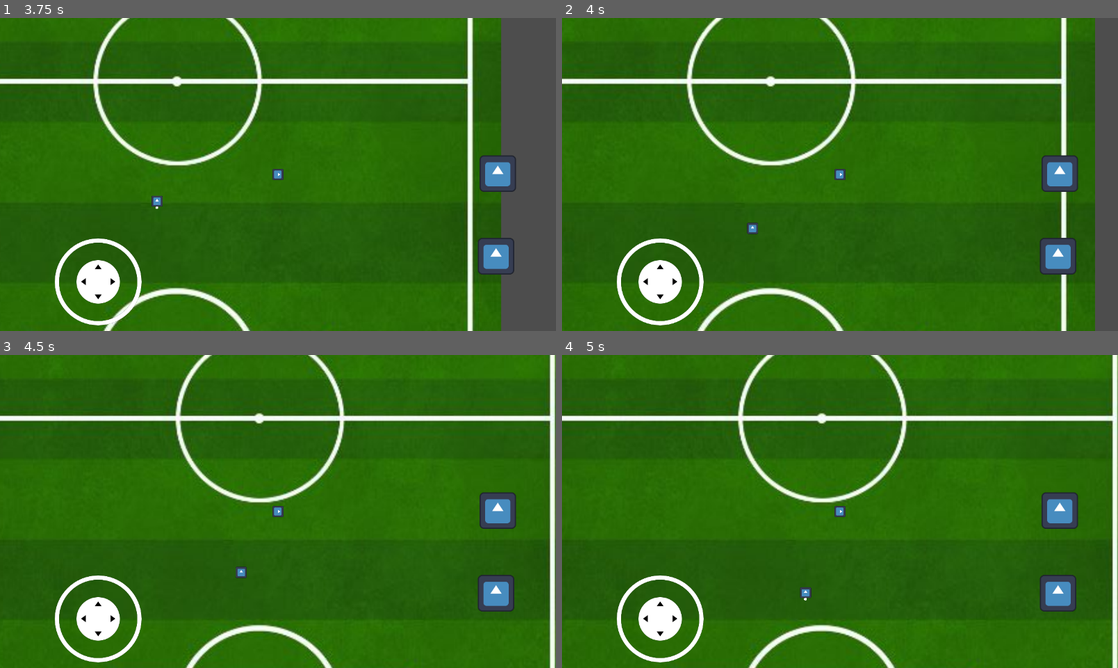
Above: before the commit, frames 1-4 (two rows, left to right).
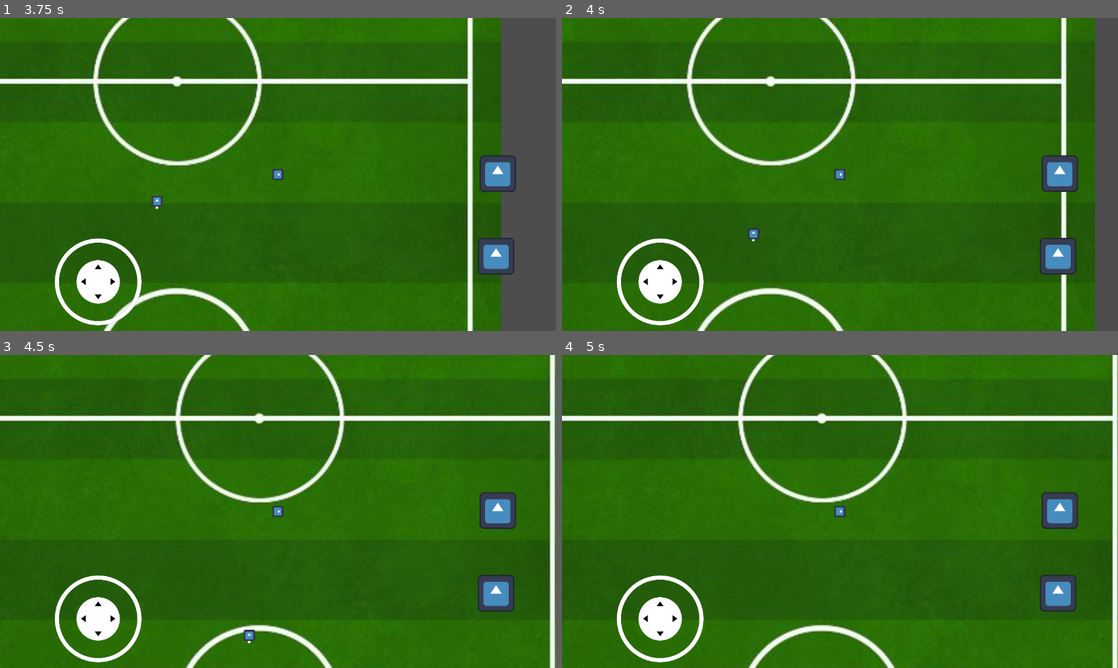
Above: after the commit, the same moments.

Repository: batmanonabike/fanatical_football
Game: Godot game, scene res://game.tscn
The game is run twice, just before and just after one commit, with the same random seed, the same clock (stepped at 60 frames per second) and the same inputs. The engine's default icon, where the game draws it, is replaced by a stand-in: a white triangle on a blue panel in a dark square.
Inputs (mouse positions are in pixels of both pictures, inside the frame that each line leads up to):
- Up to frame 1 (3.75 s): tap Enter at 0.5, 3.5 s; move the mouse to (400, 158) at 0.52 s; hold D (right) 0.53-1.25 s; tap Q (shoot) at 0.6, 2.3 s; click (400, 158) at 0.67 s; drag from (166, 190) to (244, 30) at 1.27 s; tap Space at 2 s; move the mouse to (333, 105) at 2.02 s; hold D (right) 2.03-2.75 s; tap E (pass) at 2.1 s; drag from (250, 237) to (133, 74) at 2.77 s; move the mouse to (444, 221) at 3.52 s; hold A (left) from 3.53 s (still down); tap O at 3.6 s
- Up to frame 2 (4 s): keep holding A (left); tap Q (shoot) at 3.8 s
- Up to frame 3 (4.5 s): release A (left) at 4.25 s; drag from (111, 464) to (278, 511) at 4.27 s
- Up to frame 4 (5 s): no input

Frame 1 is identical in both runs. In frame 2, 0.1% of the frame differs, in the area x 33-36%, y 65-72%; in frame 3, 0.2%, in the area x 42-46%, y 67-93%; in frame 4, less than 0.1%.

Commit message:
Add place variable

Diff:
--- a/ball/ball.gd
+++ b/ball/ball.gd
@@ -69,12 +69,13 @@
 			double_tapping = true
 			print("tap")
 	bodies_colliding = $Area2D.get_overlapping_bodies()
-	if bodies_colliding.size() >= 1 and not shooting and is_equal_approx(y,1) and not has_shot:
+	if bodies_colliding.size() >= 1 and not shooting and is_equal_approx(y,1):
 
 		dribbling = true
 		if bodies_colliding[0]:
 			# Update player dribbling if the player is an instance of the Player scene
-			player_dribbling = bodies_colliding[0] if is_instance_of(bodies_colliding[0], CharacterBody2D) else null
+			if not has_shot or has_shot and bodies_colliding[0] != player_dribbling:
+				player_dribbling = bodies_colliding[0] if is_instance_of(bodies_colliding[0], CharacterBody2D) else null
 	if has_shot:
 		time_till_unshoot -= delta
 		if time_till_unshoot <= 0:
--- a/game.tscn
+++ b/game.tscn
@@ -20,6 +20,7 @@
 [node name="NPC" parent="." instance=ExtResource("3_60qic")]
 script = ExtResource("5_3kh7r")
 role = 1
+side = 0
 NPC = true
 
 [node name="Player" parent="." instance=ExtResource("3_60qic")]
--- a/player/npc.gd
+++ b/player/npc.gd
@@ -1,5 +1,7 @@
 extends "res://player/player.gd"
+@export_category("Roles")
 @export_enum("Striker", "Midfield", "Defense", "Goalie") var role: int
+@export_enum("Left", "Centre", "Right") var side: int
 func _ready():
 	$Camera2D.enabled = false
 	$SubViewportContainer.visible = false
